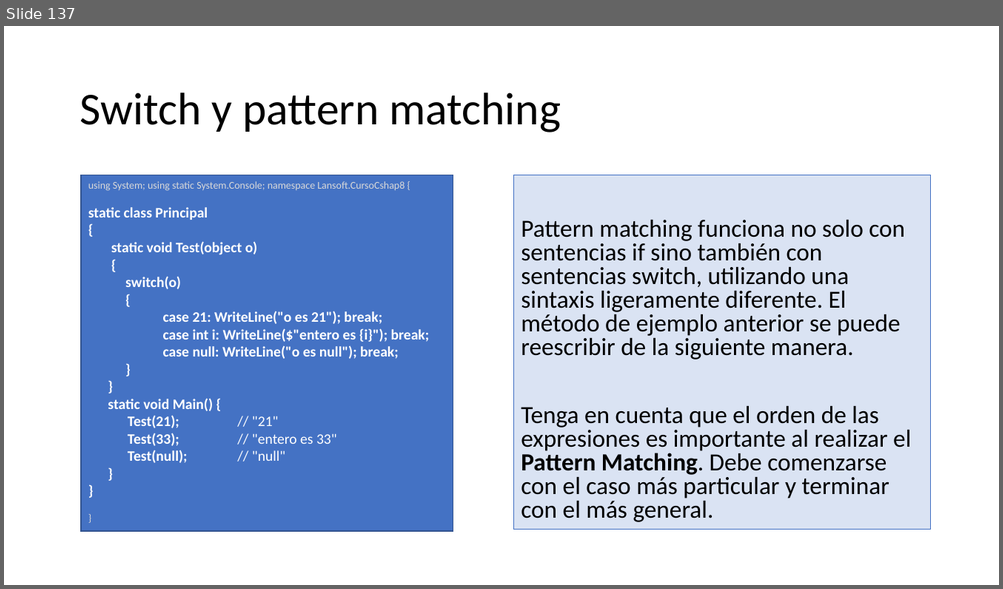
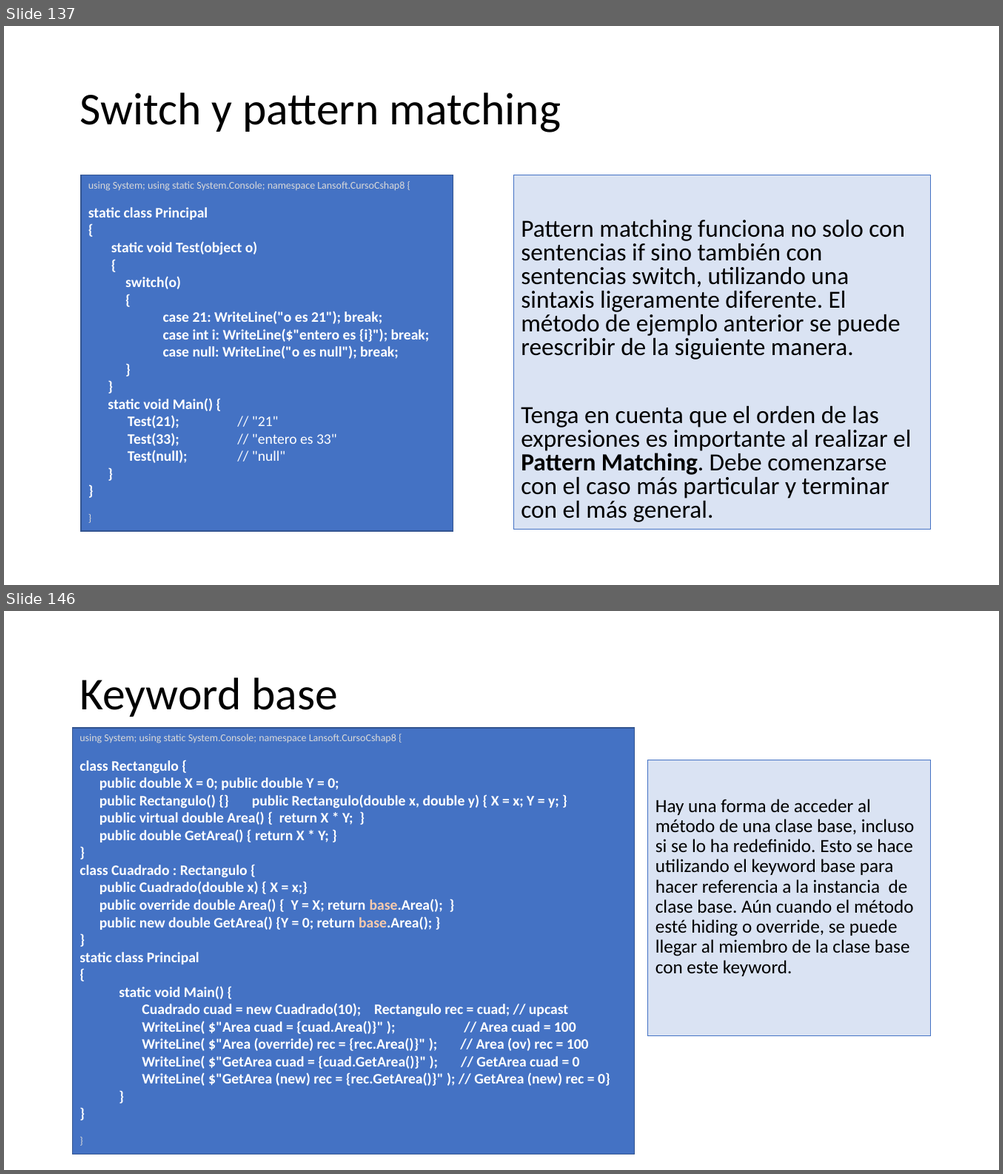
Before and after one commit to AlbertOsinaga/CursoCSharp__8, a slide deck: CSharpQuickReferencia.pptx. Shown one above the other, each under a label of ours: slide 137 before the commit, slides 137 and 146 after it; the slides between them are not shown. The pictures are 1003x589 and 1003x1174 pixels, drawn with LibreOffice and Linux fonts; fonts in the diff are those of the drawing. Boxes give left, top, right and bottom in pixels: in the first picture for what was removed or moved away, otherwise in the second. Text is boxed around its words. In the diff, an @@ line names an element or a change of style, - is before the commit and + after.

```diff
--- a/CSharpQuickReferencia.pptx
+++ b/CSharpQuickReferencia.pptx
@@ slide 146 added at <box>4,611,999,1170</box>, background #FFFFFF @@
@@ title added at <box>79,678,338,717</box>, 44 pt, text #000000 @@
+Keyword base
@@ rectangle added at <box>73,728,634,1155</box>, fill #4472C4, outline #325491 1 pt, 14 pt, text #FFFFFF, bold @@
+using System; using static System.Console; namespace Lansoft.CursoCshap8 {
+class Rectangulo {
+public double X = 0; public double Y = 0;
+public Rectangulo() {} public Rectangulo(double x, double y) { X = x; Y = y; }
+public virtual double Area() { return X * Y; }
+public double GetArea() { return X * Y; }
+}
+class Cuadrado : Rectangulo {
+public Cuadrado(double x) { X = x;}
+public override double Area() { Y = X; return base.Area(); }
+public new double GetArea() {Y = 0; return base.Area(); }
+}
+static class Principal
+{
+static void Main() {
+Cuadrado cuad = new Cuadrado(10); Rectangulo rec = cuad; // upcast
+WriteLine( $"Area cuad = {cuad.Area()}" ); // Area cuad = 100
+WriteLine( $"Area (override) rec = {rec.Area()}" ); // Area (ov) rec = 100
+WriteLine( $"GetArea cuad = {cuad.GetArea()}" ); // GetArea cuad = 0
+WriteLine( $"GetArea (new) rec = {rec.GetArea()}" ); // GetArea (new) rec = 0}
+}
+}
+}
@@ text added at <box>648,760,930,1037</box>, fill #DAE3F3, outline #4472C4 0.75 pt, 18 pt, text #000000 @@
+Hay una forma de acceder al método de una clase base, incluso si se lo ha redefinido. Esto se hace utilizando el keyword base para hacer referencia a la instancia de clase base. Aún cuando el método esté hiding o override, se puede llegar al miembro de la clase base con este keyword.
```
Also in this commit, not shown: 12 other slides added, 1 other file.
